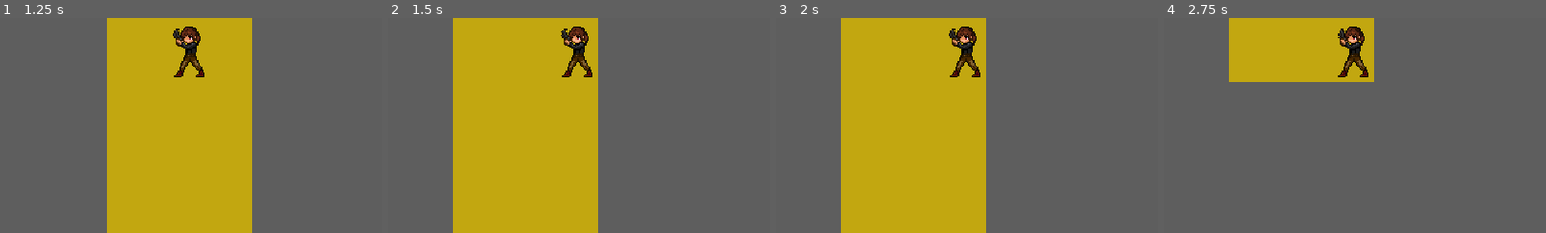
Above: before the commit, frames 1-4 (left to right).
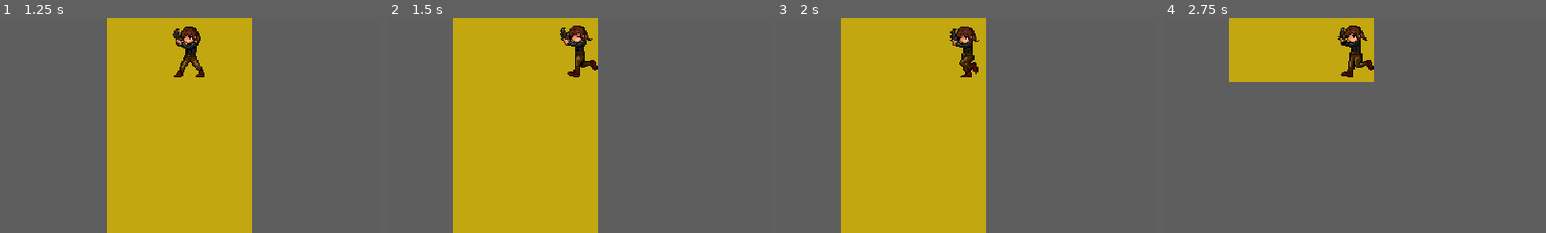
Above: after the commit, the same moments.

Repository: SysForgeStudio/rotten-redemption
Game: Godot game, scene res://Menu/main_menu.tscn
Same seed, same stepped clock (60 frames per second), same inputs: the game is played once before the commit and once after it.
Inputs (mouse positions are % of the whole screen's width and height, from its top left):
- Up to frame 1 (1.25 s): click (50, 79) at 0.5 s
- Up to frame 2 (1.5 s): tap Enter at 1.25 s; hold D (move_right) from 1.28 s (still down)
- Up to frame 3 (2 s): keep holding D (move_right)
- Up to frame 4 (2.75 s): tap Space at 2 s; release D (move_right) at 2.03 s; hold S (move_down) from 2.03 s (still down)
The pictures show only the part of the screen within x 27-77%, y 46-96%; the shares and areas given below are measured in that part.

Frame 1 is identical in both runs. In frame 2, 1.0% of the frame differs, in the area x 45-55%, y 3-28%; in frame 3, 0.8%; in frame 4, 1.0%.

Commit message:
Girl running

Diff:
--- a/Mobs/mob.gd
+++ b/Mobs/mob.gd
@@ -2,7 +2,7 @@
 
 var speed = 1200
 var health = 150
-var speed_multiplier = 1
+var speed_multiplier = 2
 var direction_after_change
 var is_eating = false
 
--- a/Player/player.gd
+++ b/Player/player.gd
@@ -2,7 +2,14 @@
 
 const SPEED = 600
 
+func _ready():
+	get_node("Girl").play("Idle")
+
 func _physics_process(delta):
 	var direction = Input.get_vector("move_left","move_right","move_up","move_down")
 	velocity = direction * SPEED
+	if velocity:
+		get_node("Girl").play("Run")
+	else:
+		get_node("Girl").play("Idle")
 	move_and_slide()
--- a/Player/player.tscn
+++ b/Player/player.tscn
@@ -1,10 +1,18 @@
-[gd_scene load_steps=8 format=3 uid="uid://qui5exiishrc"]
+[gd_scene load_steps=16 format=3 uid="uid://qui5exiishrc"]
 
 [ext_resource type="Script" path="res://Player/player.gd" id="1_l85k3"]
 [ext_resource type="Texture2D" uid="uid://ci6u375gmdi8w" path="res://Assets/PlayerAssets/Idle/torso_idle0.png" id="2_txxj8"]
 [ext_resource type="Texture2D" uid="uid://d3u62k32ft5mj" path="res://Assets/PlayerAssets/Idle/torso_idle1.png" id="3_vi16p"]
 [ext_resource type="Texture2D" uid="uid://dh5iv8uxbo8oh" path="res://Assets/PlayerAssets/Idle/torso_idle2.png" id="4_aoyr6"]
 [ext_resource type="Texture2D" uid="uid://dg5j6r4nll5dg" path="res://Assets/PlayerAssets/Idle/torso_idle3.png" id="5_3h5sn"]
+[ext_resource type="Texture2D" uid="uid://tk28hva6p8ns" path="res://Assets/PlayerAssets/Run/torso_run0.png" id="6_2mx1w"]
+[ext_resource type="Texture2D" uid="uid://cqpinllo0yoy1" path="res://Assets/PlayerAssets/Run/torso_run1.png" id="7_vq486"]
+[ext_resource type="Texture2D" uid="uid://b5sr6l80p4y84" path="res://Assets/PlayerAssets/Run/torso_run2.png" id="8_leokb"]
+[ext_resource type="Texture2D" uid="uid://bprlhe28x5wii" path="res://Assets/PlayerAssets/Run/torso_run3.png" id="9_5qyuq"]
+[ext_resource type="Texture2D" uid="uid://cgcd4h6t2cpcl" path="res://Assets/PlayerAssets/Run/torso_run4.png" id="10_7tt3j"]
+[ext_resource type="Texture2D" uid="uid://c8iobjecmb3k6" path="res://Assets/PlayerAssets/Run/torso_run5.png" id="11_c3d5i"]
+[ext_resource type="Texture2D" uid="uid://jbfodlsjys0" path="res://Assets/PlayerAssets/Run/torso_run6.png" id="12_idyil"]
+[ext_resource type="Texture2D" uid="uid://cen8uu0srkcny" path="res://Assets/PlayerAssets/Run/torso_run7.png" id="13_mm3xn"]
 
 [sub_resource type="RectangleShape2D" id="RectangleShape2D_qk7ff"]
 size = Vector2(63.5, 107.5)
@@ -27,6 +35,35 @@
 "loop": true,
 "name": &"Idle",
 "speed": 5.0
+}, {
+"frames": [{
+"duration": 1.0,
+"texture": ExtResource("6_2mx1w")
+}, {
+"duration": 1.0,
+"texture": ExtResource("7_vq486")
+}, {
+"duration": 1.0,
+"texture": ExtResource("8_leokb")
+}, {
+"duration": 1.0,
+"texture": ExtResource("9_5qyuq")
+}, {
+"duration": 1.0,
+"texture": ExtResource("10_7tt3j")
+}, {
+"duration": 1.0,
+"texture": ExtResource("11_c3d5i")
+}, {
+"duration": 1.0,
+"texture": ExtResource("12_idyil")
+}, {
+"duration": 1.0,
+"texture": ExtResource("13_mm3xn")
+}],
+"loop": true,
+"name": &"Run",
+"speed": 10.0
 }]
 
 [node name="Player" type="CharacterBody2D"]
@@ -43,7 +80,7 @@
 position = Vector2(30.75, 21.4531)
 scale = Vector2(2.65, 2.48438)
 sprite_frames = SubResource("SpriteFrames_lmsux")
-animation = &"Idle"
+animation = &"Run"
 autoplay = "Idle"
 
 [node name="Camera2D" type="Camera2D" parent="."]
Binary file added: Assets/PlayerAssets/Run/torso_run0.png
Not shown, added: Assets/PlayerAssets/Run/torso_run0.png.import
Binary file added: Assets/PlayerAssets/Run/torso_run1.png
Not shown, added: Assets/PlayerAssets/Run/torso_run1.png.import
Binary file added: Assets/PlayerAssets/Run/torso_run2.png
Not shown, added: Assets/PlayerAssets/Run/torso_run2.png.import
Binary file added: Assets/PlayerAssets/Run/torso_run3.png
Not shown, added: Assets/PlayerAssets/Run/torso_run3.png.import
Binary file added: Assets/PlayerAssets/Run/torso_run4.png
Not shown, added: Assets/PlayerAssets/Run/torso_run4.png.import
Binary file added: Assets/PlayerAssets/Run/torso_run5.png
Not shown, added: Assets/PlayerAssets/Run/torso_run5.png.import
(and 4 more such lines)
